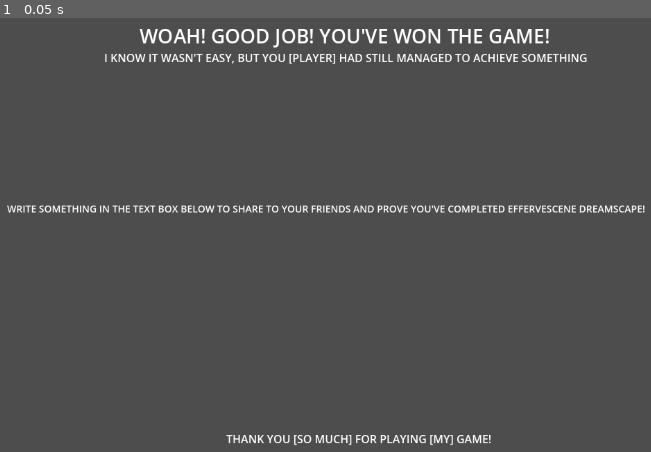
Above: before the commit, frame 1.
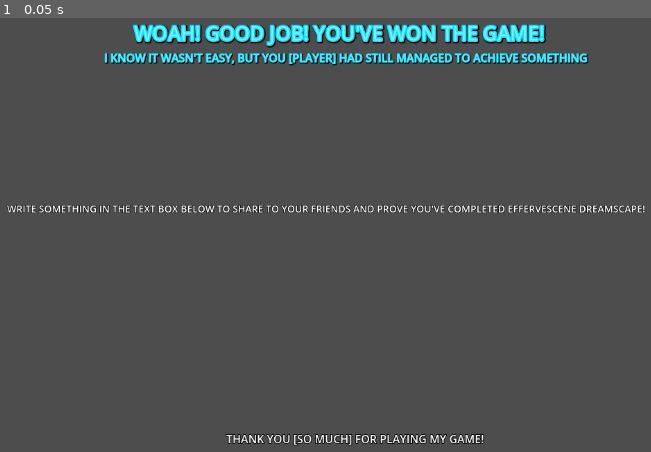
Above: after the commit, the same moment.

Repository: FreddyGuy/Dreamscape-Backup
Game: Godot game, scene res://end_scene.tscn
The game is run twice, just before and just after one commit, with the same random seed, the same clock (stepped at 60 frames per second) and the same inputs. The project has no main scene, so this scene is started directly.
Inputs:
- Up to frame 1 (0.05 s): no input

The runs differ from the first frame. In frame 1, 5.7% of the frame differs, in the area x 1-100%, y 1-99%.

Commit message:
Commitison

Diff:
--- a/end_scene.tscn
+++ b/end_scene.tscn
@@ -1,12 +1,28 @@
-[gd_scene load_steps=4 format=3 uid="uid://cywa1qj7utlb6"]
+[gd_scene load_steps=5 format=3 uid="uid://cywa1qj7utlb6"]
 
 [sub_resource type="LabelSettings" id="LabelSettings_dmo6j"]
 font_size = 28
+font_color = Color(0.491678, 0.922537, 1, 1)
+outline_size = 8
+outline_color = Color(9.43363e-06, 0.89511, 0.998532, 1)
+shadow_size = 12
+shadow_color = Color(0, 0, 0, 1)
 
 [sub_resource type="LabelSettings" id="LabelSettings_3njv0"]
+font_color = Color(0.371536, 0.905852, 1, 1)
+outline_size = 3
+outline_color = Color(0, 0.891758, 0.9848, 1)
+shadow_size = 5
+shadow_color = Color(0, 0, 0, 1)
 
 [sub_resource type="LabelSettings" id="LabelSettings_3n7f4"]
 font_size = 14
+outline_size = 3
+outline_color = Color(0, 0, 0, 1)
+
+[sub_resource type="LabelSettings" id="LabelSettings_5nmm7"]
+outline_size = 4
+outline_color = Color(0, 0, 0, 1)
 
 [node name="end_scene" type="Control"]
 layout_mode = 3
@@ -18,10 +34,10 @@
 
 [node name="GOOD" type="Label" parent="."]
 layout_mode = 0
-offset_left = 331.0
-offset_top = 24.0
-offset_right = 922.0
-offset_bottom = 63.0
+offset_left = 323.0
+offset_top = 20.0
+offset_right = 914.0
+offset_bottom = 59.0
 text = "WOAH! GOOD JOB! YOU'VE WON THE GAME!"
 label_settings = SubResource("LabelSettings_dmo6j")
 
@@ -49,4 +65,5 @@
 offset_top = 613.0
 offset_right = 754.0
 offset_bottom = 636.0
-text = "THANK YOU [SO MUCH] FOR PLAYING [MY] GAME!"
+text = "THANK YOU [SO MUCH] FOR PLAYING MY GAME!"
+label_settings = SubResource("LabelSettings_5nmm7")
--- a/keep_going!.tscn
+++ b/keep_going!.tscn
@@ -1,4 +1,23 @@
-[gd_scene format=3 uid="uid://st2yw5hrtpf4"]
+[gd_scene load_steps=4 format=3 uid="uid://st2yw5hrtpf4"]
+
+[sub_resource type="LabelSettings" id="LabelSettings_yixr3"]
+font_size = 24
+font_color = Color(0.640711, 0.770494, 1, 1)
+outline_size = 5
+outline_color = Color(0.787961, 0.884581, 1, 1)
+shadow_size = 5
+shadow_color = Color(0, 0, 0, 1)
+
+[sub_resource type="LabelSettings" id="LabelSettings_3kn81"]
+font_color = Color(0.467858, 0.672588, 1, 1)
+outline_size = 5
+outline_color = Color(0.347191, 0.458609, 0.999999, 1)
+shadow_size = 5
+shadow_color = Color(0, 0, 0, 1)
+
+[sub_resource type="LabelSettings" id="LabelSettings_i6ybk"]
+outline_size = 5
+outline_color = Color(0, 0, 0, 1)
 
 [node name="Keep_Going!" type="Control"]
 layout_mode = 3
@@ -10,24 +29,26 @@
 
 [node name="WOW" type="Label" parent="."]
 layout_mode = 0
-offset_left = 370.0
-offset_top = 4.0
-offset_right = 770.0
-offset_bottom = 27.0
+offset_left = 266.0
+offset_right = 864.0
+offset_bottom = 34.0
 text = "YOU OBTAINED THE [1ST] GOLDEN DREAM SYMBOL!"
+label_settings = SubResource("LabelSettings_yixr3")
 
 [node name="IE!" type="Label" parent="WOW"]
 layout_mode = 0
-offset_left = -95.0
-offset_top = 25.0
-offset_right = 491.0
-offset_bottom = 48.0
+offset_left = 6.0
+offset_top = 33.0
+offset_right = 592.0
+offset_bottom = 56.0
 text = "BUT YOU'RE NOT DONE YET! YOU STILL HAVE A TOTAL OF [2] MORE TO FIND!"
+label_settings = SubResource("LabelSettings_3kn81")
 
 [node name="Label" type="Label" parent="."]
 layout_mode = 0
-offset_left = 154.0
-offset_top = 355.0
-offset_right = 994.0
-offset_bottom = 378.0
-text = "TYPE A MESSAGE BELOW IN THE TEXTBOX TO THEN SHARE TO YOUR FRIENDS AND PROVE [YOU] PLAY GAMES!"
+offset_left = 65.0
+offset_top = 367.0
+offset_right = 1100.0
+offset_bottom = 390.0
+text = "FOR MAKING IT THIS FAR; TYPE A MESSAGE BELOW IN THE TEXTBOX TO THEN SHARE TO YOUR FRIENDS AND PROVE [YOU] PLAY GAMES!"
+label_settings = SubResource("LabelSettings_i6ybk")
--- a/level_below_selection.tscn
+++ b/level_below_selection.tscn
@@ -1,13 +1,19 @@
 [gd_scene load_steps=7 format=3 uid="uid://ceddna3yiqe2r"]
-
-[ext_resource type="Script" path="res://button.gd" id="1_k6smb"]
-
-[sub_resource type="LabelSettings" id="LabelSettings_ykwdv"]
-outline_size = 4
-outline_color = Color(0, 0, 0, 1)
 
 [sub_resource type="LabelSettings" id="LabelSettings_17n7i"]
 font_size = 23
+font_color = Color(1, 0.248705, 0.283649, 1)
+outline_size = 6
+outline_color = Color(1, 0.0395963, 0.0286692, 1)
+shadow_size = 5
+shadow_color = Color(0, 0, 0, 1)
+
+[sub_resource type="LabelSettings" id="LabelSettings_21mpa"]
+font_color = Color(0.703514, 0.113084, 0, 1)
+outline_size = 4
+outline_color = Color(0.428144, 0, 0.0388606, 1)
+shadow_size = 3
+shadow_color = Color(0, 0, 0, 1)
 
 [sub_resource type="LabelSettings" id="LabelSettings_somrw"]
 outline_size = 4
@@ -18,35 +24,23 @@
 outline_color = Color(0, 0, 0, 1)
 
 [sub_resource type="LabelSettings" id="LabelSettings_ifkcj"]
+outline_size = 5
+outline_color = Color(0, 0, 0, 1)
+
+[sub_resource type="LabelSettings" id="LabelSettings_4x21f"]
+outline_size = 5
+outline_color = Color(0, 0, 0, 1)
 
 [node name="LEVEL_BELOW_SELECTION" type="Control"]
 layout_mode = 3
-anchors_preset = 15
+anchor_left = 0.002
 anchor_right = 1.0
 anchor_bottom = 1.0
+offset_left = -2.304
 grow_horizontal = 2
 grow_vertical = 2
 
-[node name="Button" type="Button" parent="."]
-layout_mode = 0
-offset_left = 507.0
-offset_top = 336.0
-offset_right = 684.0
-offset_bottom = 380.0
-script = ExtResource("1_k6smb")
-
-[node name="Delve" type="Label" parent="Button"]
-light_mask = 2
-visibility_layer = 2
-layout_mode = 0
-offset_left = 14.0
-offset_top = 11.0
-offset_right = 167.0
-offset_bottom = 34.0
-text = "SLEEP [AND] LOST."
-label_settings = SubResource("LabelSettings_ykwdv")
-
-[node name="Label" type="Label" parent="."]
+[node name="Title" type="Label" parent="."]
 layout_mode = 0
 offset_left = 49.0
 offset_top = 32.0
@@ -62,6 +56,7 @@
 offset_right = 981.0
 offset_bottom = 89.0
 text = "REAL FUNNY. GET BACK IN THERE AND PRESS THE BUTTON BELOW TO EXPERIENCE SOMETHING [_]"
+label_settings = SubResource("LabelSettings_21mpa")
 
 [node name="FUNNY" type="Label" parent="."]
 layout_mode = 0
@@ -97,3 +92,4 @@
 offset_right = 768.0
 offset_bottom = 46.0
 text = "TYPE SOMETHING IN THE TEXT BOX BELOW TO SHARE TO YOUR FRIENDS AND PROVE [YOU] MADE IT THIS FAR!"
+label_settings = SubResource("LabelSettings_4x21f")
--- a/level_select.tscn
+++ b/level_select.tscn
@@ -17,7 +17,7 @@
 font_color = Color(0, 0, 0, 1)
 outline_size = 4
 outline_color = Color(0, 0.901961, 0.909804, 1)
-shadow_size = 4
+shadow_size = 3
 shadow_color = Color(1, 1, 1, 1)
 
 [sub_resource type="LabelSettings" id="LabelSettings_vf7rr"]
--- a/tutorial_complete!.tscn
+++ b/tutorial_complete!.tscn
@@ -1,12 +1,23 @@
-[gd_scene load_steps=2 format=3 uid="uid://qjqu12goud58"]
+[gd_scene load_steps=4 format=3 uid="uid://qjqu12goud58"]
 
 [sub_resource type="LabelSettings" id="LabelSettings_j8yka"]
 font_size = 21
 font_color = Color(0, 0.988847, 0.441237, 1)
 outline_size = 4
-outline_color = Color(1.2514e-06, 0.913165, 0.692957, 1)
+outline_color = Color(1.05888e-06, 0.926118, 0.538216, 1)
 shadow_size = 5
 shadow_color = Color(0, 0, 0, 1)
+
+[sub_resource type="LabelSettings" id="LabelSettings_kx5ti"]
+font_color = Color(8.66354e-07, 0.925242, 0.550606, 1)
+outline_size = 5
+outline_color = Color(1.44392e-06, 0.851562, 0.420402, 1)
+shadow_size = 5
+shadow_color = Color(0, 0, 0, 1)
+
+[sub_resource type="LabelSettings" id="LabelSettings_r6g5e"]
+outline_size = 5
+outline_color = Color(0, 0, 0, 1)
 
 [node name="Tutorial_Complete!" type="Control"]
 layout_mode = 3
@@ -32,11 +43,13 @@
 offset_right = 649.0
 offset_bottom = 51.0
 text = "HOPE IT WASN'T TOO DIFFICULT [HA HA] NOW GET OUT THERE AND PLAY THE ACTUAL GAME!"
+label_settings = SubResource("LabelSettings_kx5ti")
 
 [node name="Yeah_" type="Label" parent="."]
 layout_mode = 0
-offset_left = 536.0
-offset_top = 596.0
-offset_right = 635.0
-offset_bottom = 619.0
+offset_left = 520.0
+offset_top = 358.0
+offset_right = 619.0
+offset_bottom = 381.0
 text = "GOOD LUCK!"
+label_settings = SubResource("LabelSettings_r6g5e")
